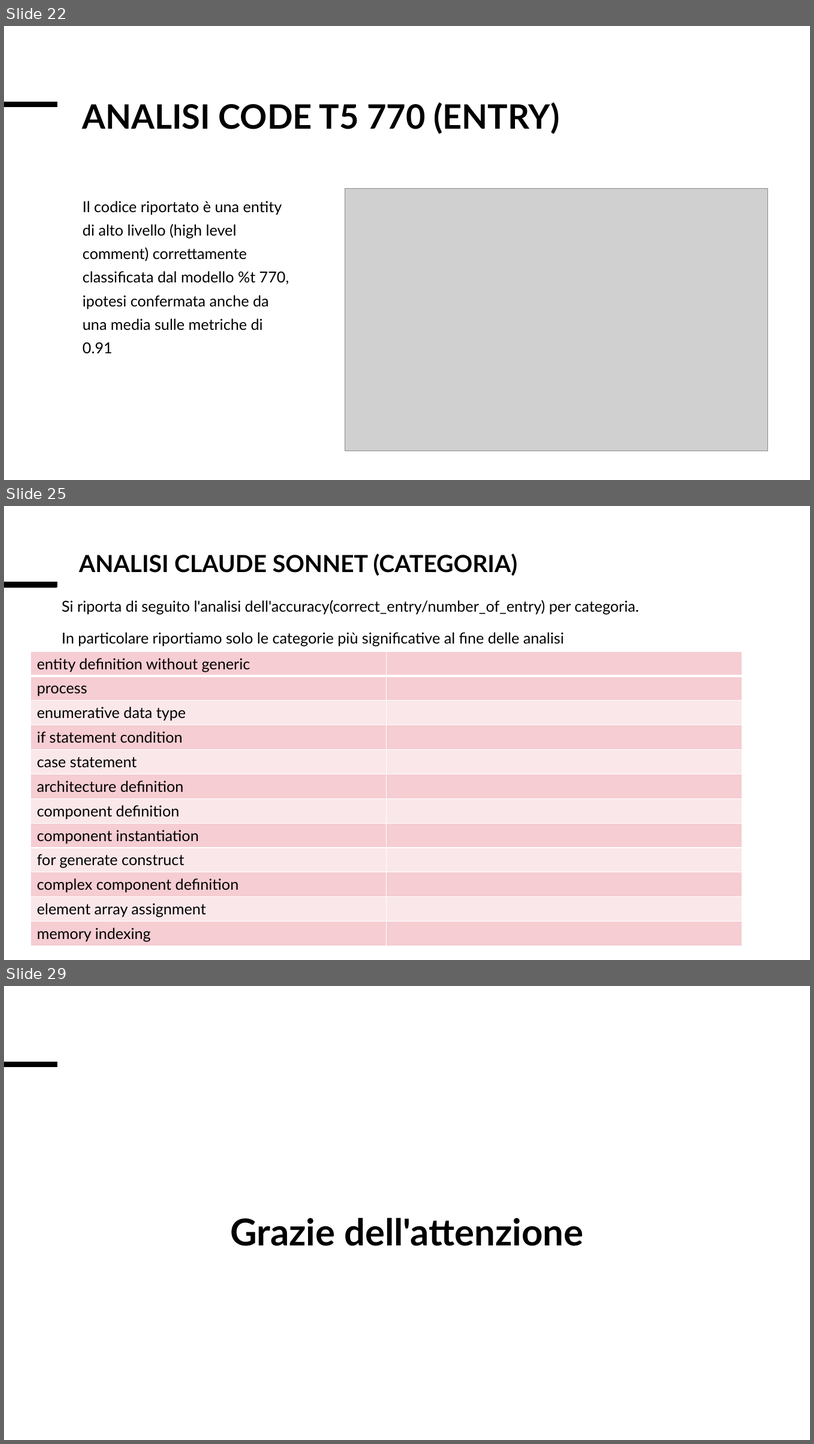
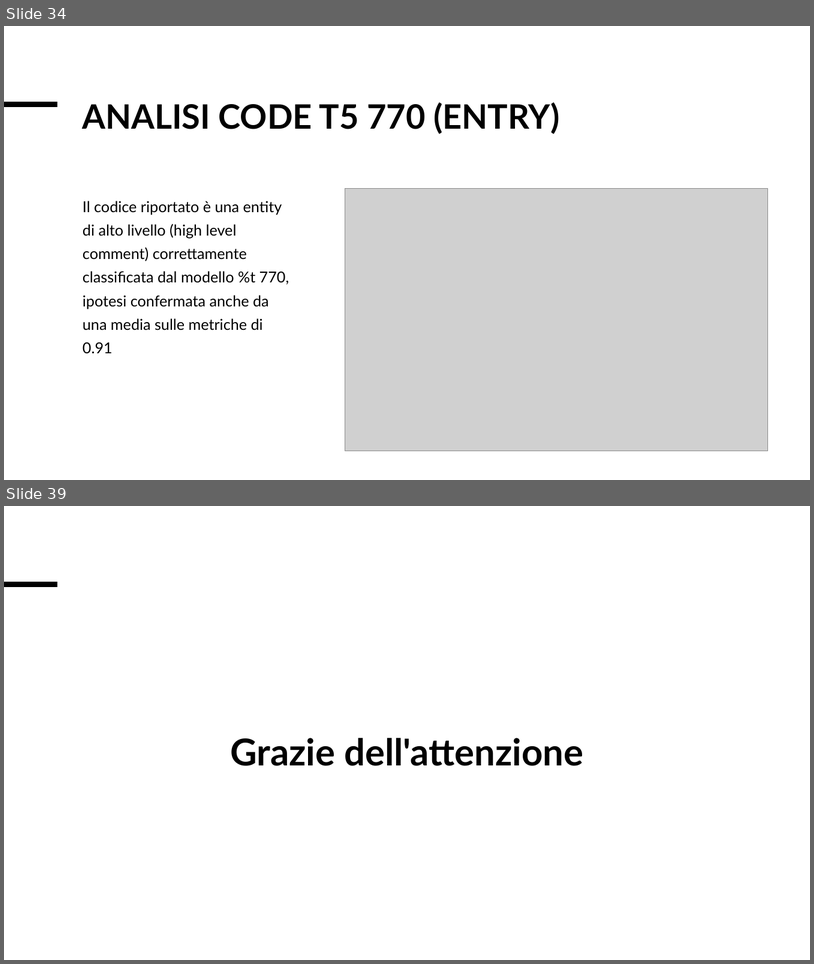
Before and after one commit to Simpronic/Tesi_Generatore_VHDL, a slide deck: altro/Presentazione_risultati.pptx. Shown one above the other, each under a label of ours: slides 22, 25 and 29 before the commit, slides 34 and 39 after it; the slides between them are not shown. The pictures are 814x1444 and 814x964 pixels, drawn with LibreOffice and Linux fonts; fonts in the diff are those of the drawing; grey boxes stand for pictures. Boxes give left, top, right and bottom in pixels: in the first picture for what was removed or moved away, otherwise in the second. Text is boxed around its words. In the diff, an @@ line names an element or a change of style, - is before the commit and + after.

```diff
--- a/altro/Presentazione_risultati.pptx
+++ b/altro/Presentazione_risultati.pptx
@@ slide 25 removed at bbox=[4, 506, 810, 960], background #FFFFFF @@
@@ title removed at bbox=[79, 553, 518, 576] @@
-ANALISI CLAUDE SONNET (CATEGORIA)
@@ line removed from (4, 585) to (57, 585) @@
@@ line removed from (4, 585) to (57, 585) @@
@@ text removed at bbox=[62, 600, 639, 646] @@
-Si riporta di seguito l'analisi dell'accuracy(correct_entry/number_of_entry) per categoria.
-In particolare riportiamo solo le categorie più significative al fine delle analisi
@@ table removed at bbox=[30, 652, 742, 946], 12 rows, 2 columns @@
-entity definition without generic | 
-process | 
-enumerative data type | 
-if statement condition | 
-case statement | 
-architecture definition | 
-component definition | 
-component instantiation | 
-for generate construct | 
-complex component definition | 
-element array assignment | 
-memory indexing | 
@@ what was slide 22 is now slide 34 @@
@@ what was slide 29 is now slide 39 @@
```
Also in this commit, not shown: 5 slides changed, 11 slides added, 3 other files.
